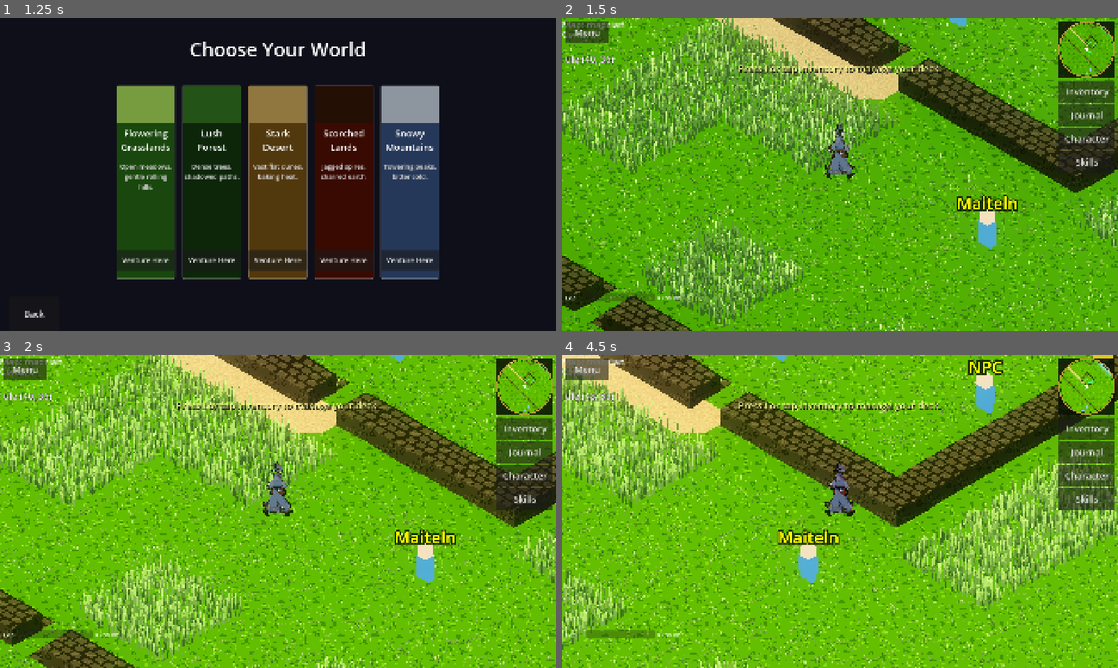
Above: before the commit, frames 1-4 (two rows, left to right).
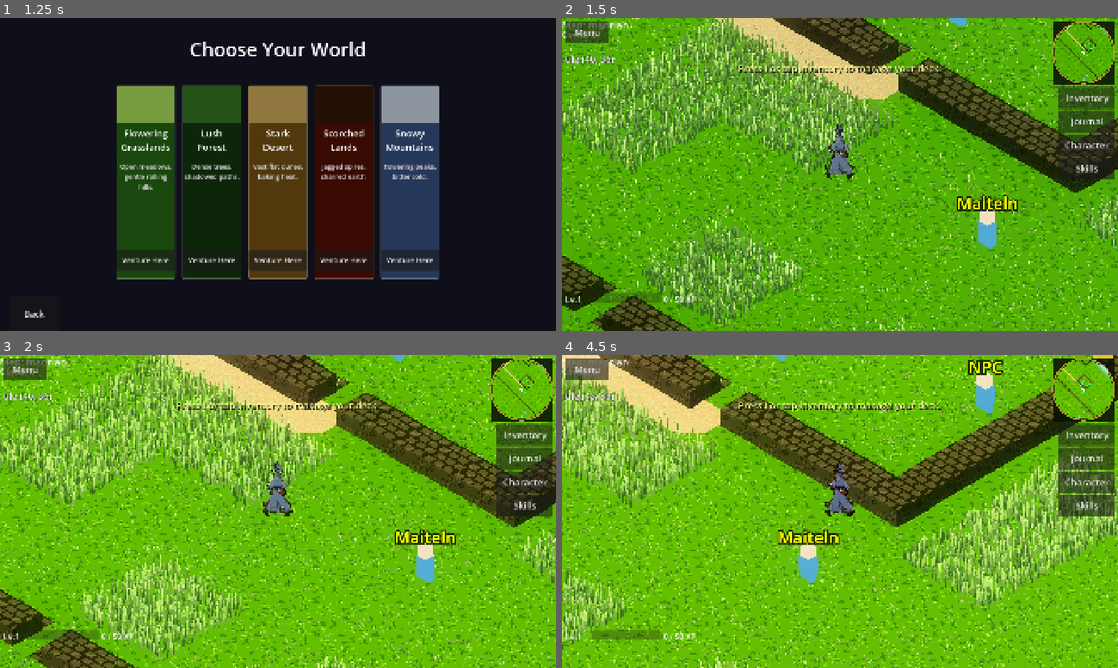
Above: after the commit, the same moments.

Repository: ChrisPauly97/pear-pudding-godot
Game: Godot game, scene res://scenes/ui/MenuScene.tscn
Same seed, same stepped clock (60 frames per second), same inputs: the game is played once before the commit and once after it. Sound files missing from this copy of the repository are replaced by a short silence.
Inputs (mouse positions are in pixels of both pictures, inside the frame that each line leads up to):
- Up to frame 1 (1.25 s): click "New Game" at 0.5 s
- Up to frame 2 (1.5 s): click "Venture Here" at 1.25 s
- Up to frame 3 (2 s): no input
- Up to frame 4 (4.5 s): tap I (inventory) every 0.75 s from 2 to 4.25 s; move the mouse to (962, 495) at 2.02 s; hold D (move_right) 2.03-2.75 s; hold E (interact) 2.03-2.75 s; click (962, 495) at 2.17 s; tap Space (jump) at 2.27 s; drag from (728, 527) to (812, 574) at 2.77 s; move the mouse to (895, 442) at 3.52 s; hold D (move_right) 3.53-4.25 s; hold E (interact) 3.53-4.25 s; drag from (812, 574) to (673, 464) at 4.27 s

Frame 1 is identical in both runs. In frame 2, 2.4% of the frame differs, in the area x 0-100%, y 1-91%; in frame 3, 2.5%; in frame 4, 2.7%.

Commit message:
TID-139: World HUD & navigation mobile polish
- Android: adds USE Button (18% × 8% vh, centered at 80% vh) that calls
  _handle_interact() directly; _check_interactions shows it instead of
  the text label on Android
- Map label font raised to vh*0.032
- Level label font raised from vh*0.02 to vh*0.028
- XP bar height raised from vh*0.025 to vh*0.032
- XP fraction label font raised from vh*0.018 to vh*0.025
- Minimap diameter increased from vh*0.18 to vh*0.20; minimap_bottom
  offset updated accordingly so nav buttons don't overlap

https://claude.ai/code/session_01KoQ2Mt1dBJL3tviSVyBvAE

Diff:
--- a/scenes/world/Minimap.gd
+++ b/scenes/world/Minimap.gd
@@ -74,7 +74,7 @@
 	var vp_size: Vector2 = world.get_viewport().get_visible_rect().size
 	var vw: float = vp_size.x
 	var vh: float = vp_size.y
-	var sz: int = int(vh * 0.18)          # minimap diameter in pixels
+	var sz: int = int(vh * 0.20)          # minimap diameter in pixels
 	_half  = float(sz) * 0.5
 	_scale = float(sz) / (VIEW_RADIUS * 2.0)
 
--- a/scenes/world/WorldScene.gd
+++ b/scenes/world/WorldScene.gd
@@ -119,6 +119,7 @@
 var _level_label: Label
 var _xp_bar: ProgressBar
 var _map_overlay: Node = null
+var _interact_btn: Button = null
 var _dialogue_timer: float = 0.0
 const DIALOGUE_DURATION: float = 4.0
 
@@ -249,7 +250,7 @@
 	var btn_h: float = vh * 0.07
 
 	# Apply font size to the tscn-defined labels
-	_map_label.add_theme_font_size_override("font_size", font_size)
+	_map_label.add_theme_font_size_override("font_size", int(vh * 0.032))
 	_coin_label.add_theme_font_size_override("font_size", font_size)
 	_interact_label.add_theme_font_size_override("font_size", font_size)
 
@@ -261,8 +262,8 @@
 	menu_btn.pressed.connect(func() -> void: SceneManager.go_to_menu())
 	_hud.add_child(menu_btn)
 
-	# Minimap: top=vh*0.01, height=vh*0.18, bottom≈vh*0.19; buttons sit below it.
-	var minimap_bottom: float = vh * 0.01 + vh * 0.18 + vh * 0.01  # ≈ vh * 0.20
+	# Minimap: top=vh*0.01, height=vh*0.20, bottom≈vh*0.21; buttons sit below it.
+	var minimap_bottom: float = vh * 0.01 + vh * 0.20 + vh * 0.01  # ≈ vh * 0.22
 	var btn_x: float = vw - btn_w * 1.3 - vh * 0.01
 
 	var inv_btn := Button.new()
@@ -296,6 +297,16 @@
 	skill_btn.add_theme_font_size_override("font_size", font_size)
 	skill_btn.pressed.connect(func() -> void: GameBus.skill_tree_requested.emit())
 	_hud.add_child(skill_btn)
+
+	if OS.has_feature("android"):
+		_interact_btn = Button.new()
+		_interact_btn.text = "USE"
+		_interact_btn.custom_minimum_size = Vector2(vh * 0.18, vh * 0.08)
+		_interact_btn.add_theme_font_size_override("font_size", int(vh * 0.032))
+		_interact_btn.position = Vector2(vw * 0.5 - vh * 0.09, vh * 0.80)
+		_interact_btn.pressed.connect(_handle_interact)
+		_interact_btn.hide()
+		_hud.add_child(_interact_btn)
 
 	var vp := get_viewport().get_visible_rect().size
 	_dialogue_label = Label.new()
@@ -383,17 +394,17 @@
 	_hud.add_child(xp_row)
 
 	_level_label = Label.new()
-	_level_label.add_theme_font_size_override("font_size", int(vh * 0.02))
-	_level_label.custom_minimum_size = Vector2(vh * 0.06, 0)
+	_level_label.add_theme_font_size_override("font_size", int(vh * 0.028))
+	_level_label.custom_minimum_size = Vector2(vh * 0.08, 0)
 	xp_row.add_child(_level_label)
 
 	_xp_bar = ProgressBar.new()
-	_xp_bar.custom_minimum_size = Vector2(vh * 0.22, vh * 0.025)
+	_xp_bar.custom_minimum_size = Vector2(vh * 0.22, vh * 0.032)
 	_xp_bar.show_percentage = false
 	xp_row.add_child(_xp_bar)
 
 	var xp_lbl := Label.new()
-	xp_lbl.add_theme_font_size_override("font_size", int(vh * 0.018))
+	xp_lbl.add_theme_font_size_override("font_size", int(vh * 0.025))
 	xp_row.add_child(xp_lbl)
 
 	GameBus.xp_changed.connect(func(_x: int, _l: int) -> void:
@@ -1093,9 +1104,14 @@
 	var npc := _find_nearby_npc(px, pz, IsoConst.INTERACT_RANGE)
 	var scroll := _find_nearby_scroll(px, pz, IsoConst.INTERACT_RANGE)
 	if enemy != null or not chest.is_empty() or not door.is_empty() or not npc.is_empty() or scroll != null:
-		_interact_label.show()
+		if _interact_btn != null:
+			_interact_btn.show()
+		else:
+			_interact_label.show()
 	else:
 		_interact_label.hide()
+		if _interact_btn != null:
+			_interact_btn.hide()
 
 	var is_android: bool = OS.has_feature("android")
 	if not npc.is_empty() and not SceneManager.save_manager.get_story_flag("tutorial_npc_tip"):
Not shown, changed: docs/agent/ui-and-scene-management.md
Not shown, changed: tasks/goals/GID-034--mobile-first-ui/TID-139--world-hud-polish.md
Not shown, changed: tasks/goals/GID-034--mobile-first-ui/goal.md
Not shown, changed: tasks/index.md
